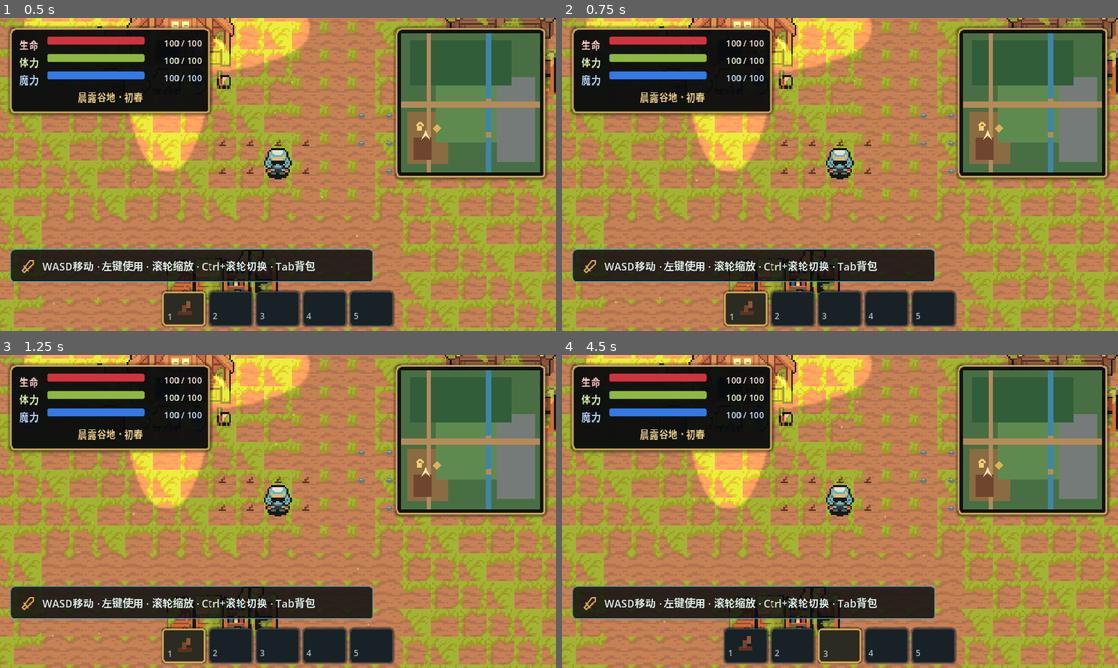
Above: before the commit, frames 1-4 (two rows, left to right).
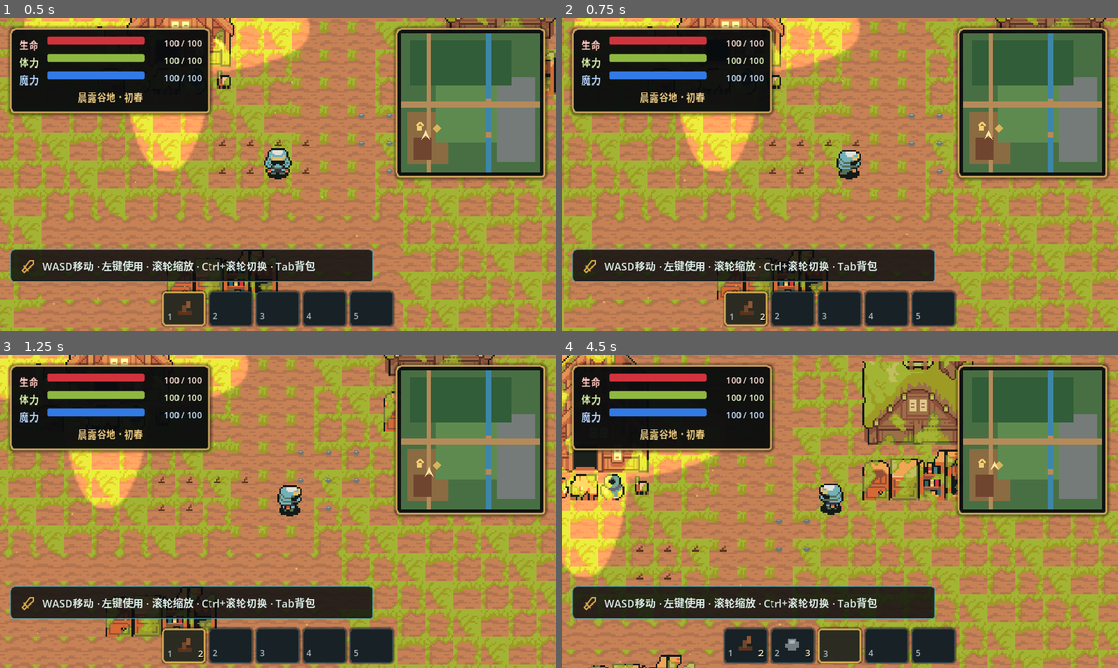
Above: after the commit, the same moments.

Repository: smple15981/mygames
Game: Godot game, scene res://scenes/bootstrap/main.tscn
Same seed, same stepped clock (60 frames per second), same inputs: the game is played once before the commit and once after it.
Inputs (mouse positions are in pixels of both pictures, inside the frame that each line leads up to):
- Up to frame 1 (0.5 s): no input
- Up to frame 2 (0.75 s): tap Enter at 0.5 s; move the mouse to (962, 158) at 0.52 s; press the mouse at (962, 158) at 0.53 s; hold D (move_right) from 0.53 s (still down)
- Up to frame 3 (1.25 s): keep holding D (move_right)
- Up to frame 4 (4.5 s): move the mouse to (728, 527) at 1.27 s; release D (move_right) at 1.28 s; release the mouse at (728, 527) at 1.28 s; hold S (move_down) 1.28-2 s; tap Tab at 1.35 s; click "关闭 Tab" at 2 s; move the mouse to (895, 442) at 2.77 s; hold D (move_right) 2.78-3.53 s; tap 1 at 2.85 s; move the mouse to (812, 574) at 3.52 s; hold W (move_up) 3.53-4.28 s; tap 2 at 3.6 s; click (812, 574) at 3.67 s; move the mouse to (1006, 558) at 4.27 s; hold A (move_left) from 4.28 s (still down); tap 3 at 4.35 s

Frame 1 is identical in both runs. In frame 2, 28% of the frame differs, in the area x 0-100%, y 0-100%; in frame 3, 33%; in frame 4, 45%.
Error before the commit: Attempt to call function 'bind' in base 'null instance' on a null instance. (res://scripts/player/player_controller.gd:23)

Commit message:
fix: anchor player collision and visuals at feet

Diff:
--- a/scenes/player/player.tscn
+++ b/scenes/player/player.tscn
@@ -7,6 +7,7 @@
 [ext_resource type="Script" path="res://scripts/player/item_user.gd" id="5_item_user"]
 [ext_resource type="Script" path="res://scripts/player/player_stats.gd" id="6_stats"]
 [ext_resource type="Script" path="res://scripts/player/camera_rig.gd" id="7_camera"]
+[ext_resource type="Script" path="res://scripts/player/auto_move_agent.gd" id="8_auto_move"]
 
 [sub_resource type="RectangleShape2D" id="Shape_player"]
 size = Vector2(16, 12)
@@ -19,16 +20,16 @@
 
 [node name="Shadow" type="Sprite2D" parent="."]
 texture = ExtResource("3_shadow")
-position = Vector2(0, 16)
+position = Vector2(0, -2)
 
 [node name="Sprite2D" type="Sprite2D" parent="."]
 texture = ExtResource("2_player")
-position = Vector2(0, -10)
+position = Vector2(0, -22)
 hframes = 4
 vframes = 7
 
 [node name="CollisionShape2D" type="CollisionShape2D" parent="."]
-position = Vector2(0, 11)
+position = Vector2(0, -6)
 shape = SubResource("Shape_player")
 
 [node name="PlayerStats" type="Node" parent="."]
@@ -41,5 +42,8 @@
 script = ExtResource("5_item_user")
 inventory_path = NodePath("../Inventory")
 
+[node name="AutoMoveAgent" type="Node" parent="."]
+script = ExtResource("8_auto_move")
+
 [node name="Camera2D" type="Camera2D" parent="."]
 script = ExtResource("7_camera")
Not shown: 1 places in scenes/player/player.tscn that only renumber resources
